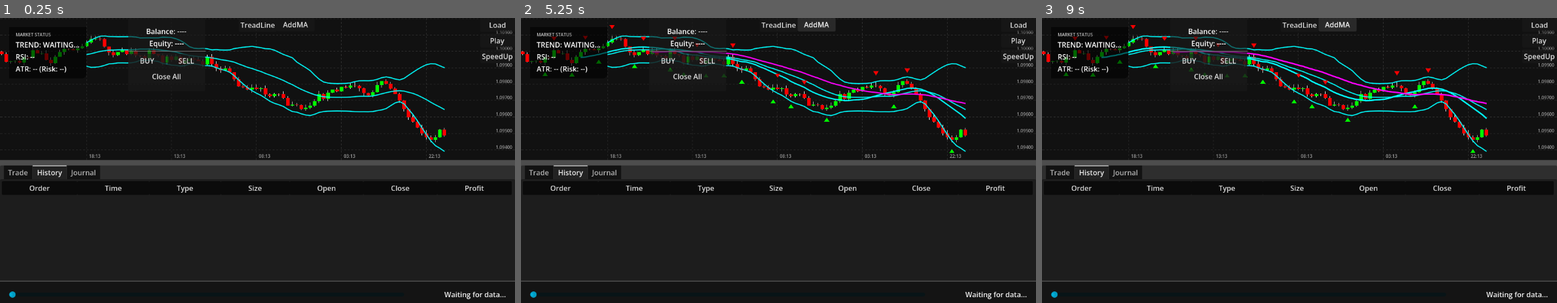
Above: before the commit, frames 1-3 (left to right).
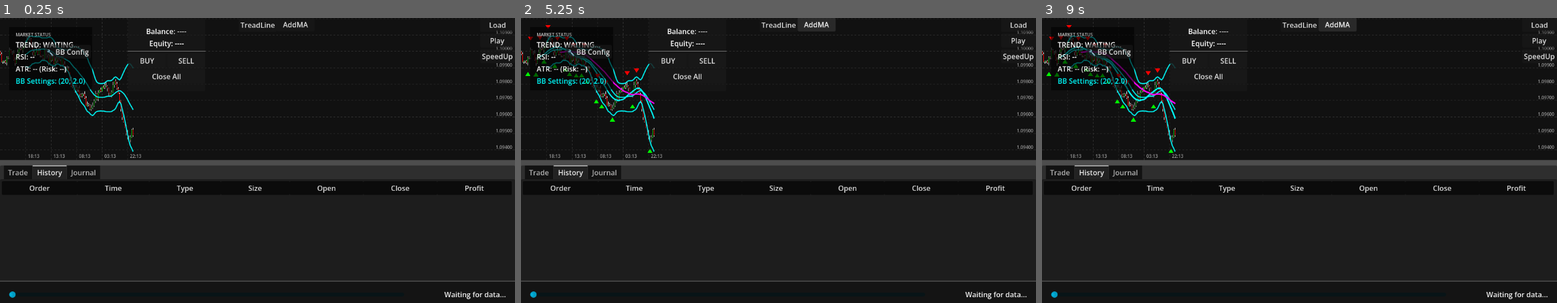
Above: after the commit, the same moments.

Repository: Bupalaoye/SuperTrader
Game: Godot game, scene res://Scenes/MainScene.tscn
The game is run twice, just before and just after one commit, with the same random seed, the same clock (stepped at 60 frames per second) and the same inputs.
Inputs:
- Up to frame 1 (0.25 s): no input
- Up to frame 2 (5.25 s): click "Play" at 0.5 s; click "Play" at 1.25 s; click "SpeedUp" at 2 s; click "BUY" at 2.75 s; click "SELL" at 3.5 s; click "TreadLine" at 4.25 s; click "AddMA" at 5 s
- Up to frame 3 (9 s): click "SpeedUp" at 5.75 s; click "BUY" at 6.5 s; click "SELL" at 7.25 s; click "TreadLine" at 8 s; click "AddMA" at 8.75 s

The runs differ from the first frame. In frame 1, 3.4% of the frame differs, in the area x 0-87%, y 0-50%; in frame 2, 4.7%; in frame 3, 4.8%.

Commit message:
add bb config

Diff:
--- a/Scenes/MainScene.tscn
+++ b/Scenes/MainScene.tscn
@@ -36,6 +36,7 @@
 layout_mode = 2
 size_flags_vertical = 3
 script = ExtResource("1_hpc76")
+candle_width = 1.0
 
 [node name="CrosshairOverlay" type="Control" parent="VSplitContainer/KLineChart" unique_id=1113313176]
 layout_mode = 1
--- a/Scripts/GameController.gd
+++ b/Scripts/GameController.gd
@@ -42,6 +42,13 @@
 
 # [Stage 5 新增] HUD 显示
 var hud_display: MarketHUD
+
+# --- 布林带配置参数 ---
+var _bb_period: int = 20     # 默认周期
+var _bb_k: float = 2.0       # 默认倍数 (标准差)
+var _bb_config_dialog: ConfirmationDialog
+var _spin_period: SpinBox
+var _spin_k: SpinBox
 
 # --- 噪声生成 (Perlin Noise) ---
 var _noise: FastNoiseLite
@@ -211,6 +218,13 @@
 		print(">> 系统强制指令: 三青线布林带已激活 (Color=CYAN) <<")
 	else:
 		print(">> 错误: 未找到 KLineChart 节点 <<")
+
+	# [新增] 初始化布林带配置 UI
+	_setup_bb_config_ui()
+
+	# [新增] 启动时先应用一次默认值 (确保图表上有线)
+	_apply_bb_settings()
+
 	# [新增] 初始化跳转控制条（放在 _ready 末尾）
 	_setup_playback_controls()
 
@@ -771,3 +785,84 @@
 	# 4. 更新 HUD
 	if hud_display:
 		hud_display.update_status(trend_state, current_rsi, current_atr, price)
+
+
+# --- 布林带配置 UI 相关函数 ---
+
+func _setup_bb_config_ui():
+	# 1. 创建入口按钮 (放在屏幕右上角或者其他空闲位置)
+	var btn_config = Button.new()
+	btn_config.text = "🔧 BB Config"
+	btn_config.position = Vector2(100, 60) # 你可以根据实际情况调整位置，比如放在 MA 按钮旁边
+	btn_config.size = Vector2(100, 30)
+	# 添加到 CanvasLayer 确保显示在最上层，或者直接加到 HUD 里
+	# 这里为了简单，直接加到当前节点，如果被遮挡，建议加到 HUD 的父节点下
+	add_child(btn_config)
+
+	# 2. 创建配置弹窗
+	_bb_config_dialog = ConfirmationDialog.new()
+	_bb_config_dialog.title = "Bollinger Bands Settings"
+	_bb_config_dialog.min_size = Vector2(300, 150)
+	add_child(_bb_config_dialog)
+
+	var vbox = VBoxContainer.new()
+	_bb_config_dialog.add_child(vbox)
+
+	# --- 周期设置 ---
+	var hbox1 = HBoxContainer.new()
+	vbox.add_child(hbox1)
+	var lbl1 = Label.new()
+	lbl1.text = "Period (N): "
+	lbl1.custom_minimum_size.x = 100
+	hbox1.add_child(lbl1)
+
+	_spin_period = SpinBox.new()
+	_spin_period.min_value = 2
+	_spin_period.max_value = 200
+	_spin_period.value = _bb_period
+	_spin_period.size_flags_horizontal = Control.SIZE_EXPAND_FILL
+	hbox1.add_child(_spin_period)
+
+	# --- 倍数设置 (关键参数) ---
+	var hbox2 = HBoxContainer.new()
+	vbox.add_child(hbox2)
+	var lbl2 = Label.new()
+	lbl2.text = "Deviation (K): " # 这就是控制上下轨宽度的参数
+	lbl2.custom_minimum_size.x = 100
+	hbox2.add_child(lbl2)
+
+	_spin_k = SpinBox.new()
+	_spin_k.min_value = 0.1
+	_spin_k.max_value = 10.0
+	_spin_k.step = 0.1     # 允许 0.1 的微调，比如 2.1, 2.2
+	_spin_k.value = _bb_k
+	_spin_k.size_flags_horizontal = Control.SIZE_EXPAND_FILL
+	hbox2.add_child(_spin_k)
+
+	# 3. 连接信号
+	# 点击按钮 -> 打开弹窗
+	btn_config.pressed.connect(func():
+		_spin_period.value = _bb_period
+		_spin_k.value = _bb_k
+		_bb_config_dialog.popup_centered()
+	)
+
+	# 点击确定 -> 应用设置
+	_bb_config_dialog.confirmed.connect(func():
+		_bb_period = int(_spin_period.value)
+		_bb_k = _spin_k.value
+		_apply_bb_settings()
+	)
+
+func _apply_bb_settings():
+	print(">> 应用布林带参数: Period=%d, K=%.2f" % [_bb_period, _bb_k])
+
+	# 1. 调用 Chart 的接口重绘指标
+	if chart:
+		# 强制显式颜色 Cyan，确保三青线视觉一致
+		chart.set_bollinger_visible(true, _bb_period, _bb_k, Color.CYAN)
+		# 如果需要立即刷新，可以调用 chart.queue_redraw()，但 set_bollinger_visible 内部通常处理了
+
+	# 2. (可选) 更新 HUD 显示当前参数
+	if hud_display and hud_display.has_method("update_bb_info"):
+		hud_display.update_bb_info(_bb_period, _bb_k)
--- a/Scripts/IndicatorCalculator.gd
+++ b/Scripts/IndicatorCalculator.gd
@@ -165,6 +165,10 @@
 			var diff = data[i - j] - mean
 			sum_sq_diff += diff * diff
 
+		# [关键参数调整点]
+		# 目前使用总体标准差: variance = sum_sq_diff / period
+		# 如果你觉得上下轨线太窄，可以改成样本标准差（MT4/TradingView常用）：
+		# var variance = sum_sq_diff / float(max(1, period - 1))
 		var variance = sum_sq_diff / period
 		var std_dev = sqrt(variance)
 
--- a/Scripts/MarketHUD.gd
+++ b/Scripts/MarketHUD.gd
@@ -5,6 +5,7 @@
 var _lbl_trend: Label
 var _lbl_stat: Label
 var _lbl_atr: Label
+var _lbl_bb_info: Label
 
 func _init():
 	# 1. 样式设置 (左上角半透明悬浮窗)
@@ -45,6 +46,12 @@
 	_lbl_atr.text = "ATR: -- (Risk: --)"
 	vbox.add_child(_lbl_atr)
 
+	# [新增]
+	_lbl_bb_info = Label.new()
+	_lbl_bb_info.text = "BB: (20, 2.0)"
+	_lbl_bb_info.add_theme_color_override("font_color", Color.CYAN) #用青色呼应线
+	vbox.add_child(_lbl_bb_info)
+
 # --- 公开接口 ---
 func update_status(trend_str: String, rsi_val: float, atr_val: float, price: float):
 	# 1. 更新趋势
@@ -75,3 +82,8 @@
 	# 假设 5 位小数报价，0.00020 就是 20 点
 	var pips = atr_val * 10000.0 # 粗略换算
 	_lbl_atr.text = "ATR(14): %.5f (~%d pips)" % [atr_val, pips]
+
+# --- BB 配置信息显示 ---
+func update_bb_info(period: int, k: float):
+	if _lbl_bb_info:
+		_lbl_bb_info.text = "BB Settings: (%d, %.1f)" % [period, k]
